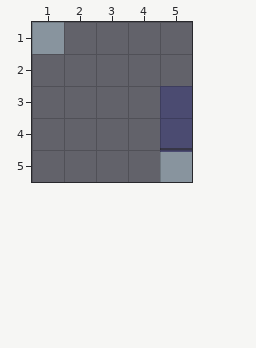
Tiled map: Tiled/maps/rules/foolact_prototype_rules.tmx. Above, as it was before the edit.
Cells are 16x16 px. Shown: x 1..5, y 1..5.
Now the later version:
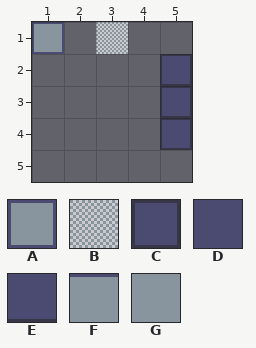
Key: from "autotile_ts": A 0, B 1, C 2; from "prototype_ts": D 10, E 18, F 26, G 34.
_ is an empty cell.
Tiles replaced or removed in this view: D, E, F, G.
See-through tiles are keyed as they look on the map.
What changed:
Changed rows in their new state; . is an unchanged cell.
Layer "output_prototype":
first column x 1:
1 A.B..
2 ....C
3 ....C
4 ....C
5 ...._
Changed places in both pictures, as pixel boxes (x1, y1, x2, y2):
changed: (32, 22, 64, 54)
added: (96, 22, 128, 54)
changed: (160, 54, 192, 182)
